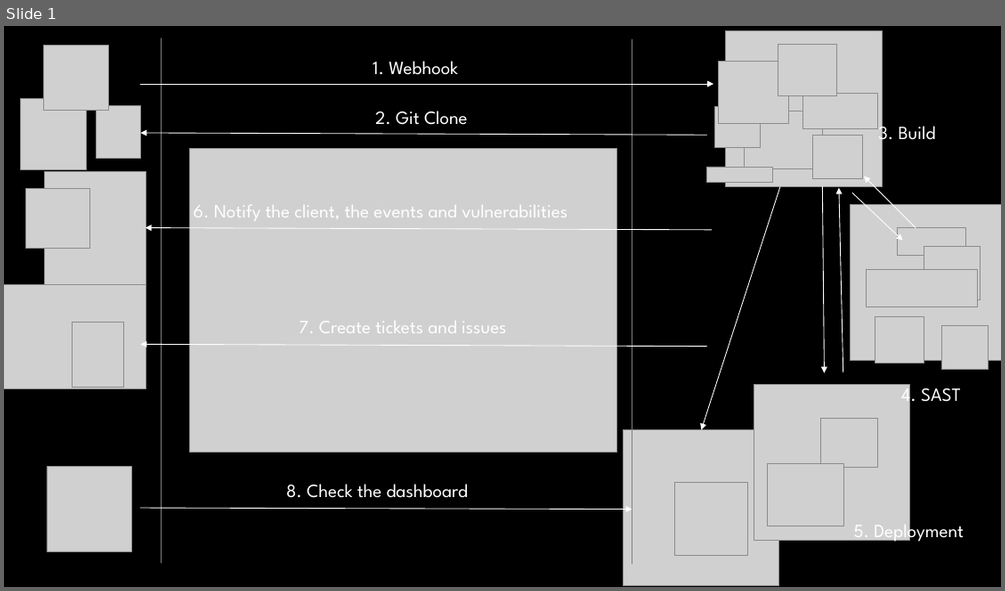
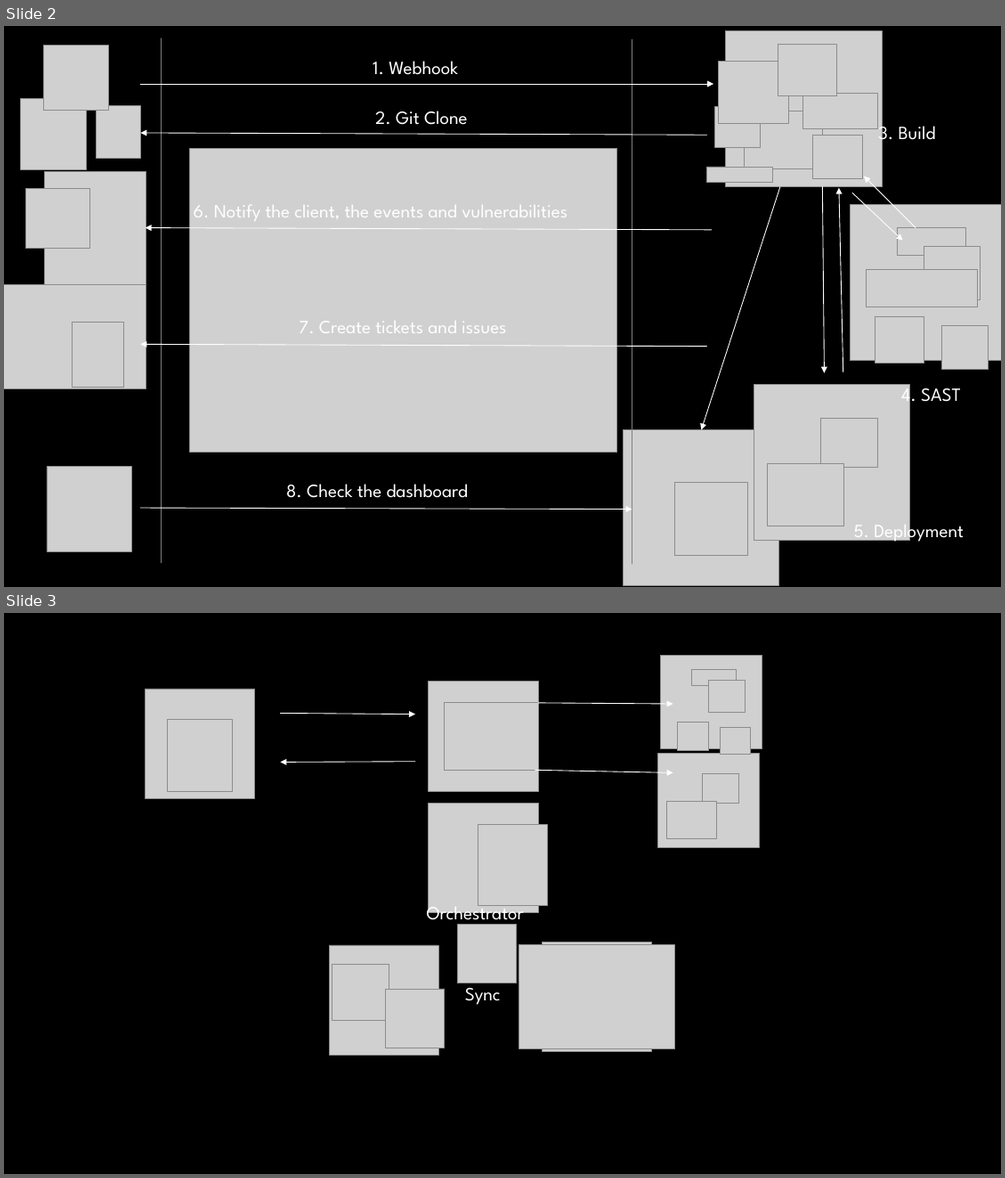
Before and after one commit to badBounty/TheFantasticSecDevOps, a slide deck: architecture.pptx. Shown one above the other, each under a label of ours: slide 1 before the commit, slides 2 and 3 after it. The pictures are 1005x591 and 1005x1178 pixels, drawn with LibreOffice and Linux fonts; fonts in the diff are those of the drawing; grey boxes stand for pictures; background and template pictures are left out. Boxes give left, top, right and bottom in pixels: in the first picture for what was removed or moved away, otherwise in the second. Text is boxed around its words. In the diff, an @@ line names an element or a change of style, - is before the commit and + after.

```diff
--- a/architecture.pptx
+++ b/architecture.pptx
@@ slide 3 added at <box>4,613,1001,1174</box>, background picture (left out) @@
@@ picture added at <box>146,689,255,798</box> @@
@@ picture added at <box>429,682,539,792</box> @@
@@ arrow added from (281, 714) to (415, 714), #FFFFFF 0.75 pt @@
@@ picture added at <box>445,703,538,770</box> @@
@@ arrow added from (538, 703) to (673, 704), #FFFFFF 0.75 pt @@
@@ picture added at <box>167,720,232,791</box> @@
@@ group added at <box>661,656,762,755</box>: 5 pictures @@
@@ arrow added from (415, 761) to (281, 762), #FFFFFF 0.75 pt @@
@@ arrow added from (535, 770) to (673, 773), #FFFFFF 0.75 pt @@
@@ picture added at <box>658,754,760,847</box> @@
@@ picture added at <box>702,774,738,803</box> @@
@@ picture added at <box>429,803,539,913</box> @@
@@ picture added at <box>478,825,547,906</box> @@
@@ picture added at <box>667,801,718,838</box> @@
@@ text added at <box>427,900,524,925</box>, 18 pt, text #FFFFFF @@
+Orchestrator
@@ picture added at <box>457,925,517,983</box> @@
@@ picture added at <box>329,945,439,1055</box> @@
@@ picture added at <box>519,945,675,1049</box> @@
@@ picture added at <box>542,942,652,1052</box> @@
@@ picture added at <box>332,964,389,1021</box> @@
@@ text added at <box>465,981,501,1005</box>, 18 pt, text #FFFFFF @@
+Sync
@@ picture added at <box>386,989,445,1047</box> @@
@@ what was slide 1 is now slide 2 @@
```
Also in this commit, not shown: 7 other slides added, 6 other files.
